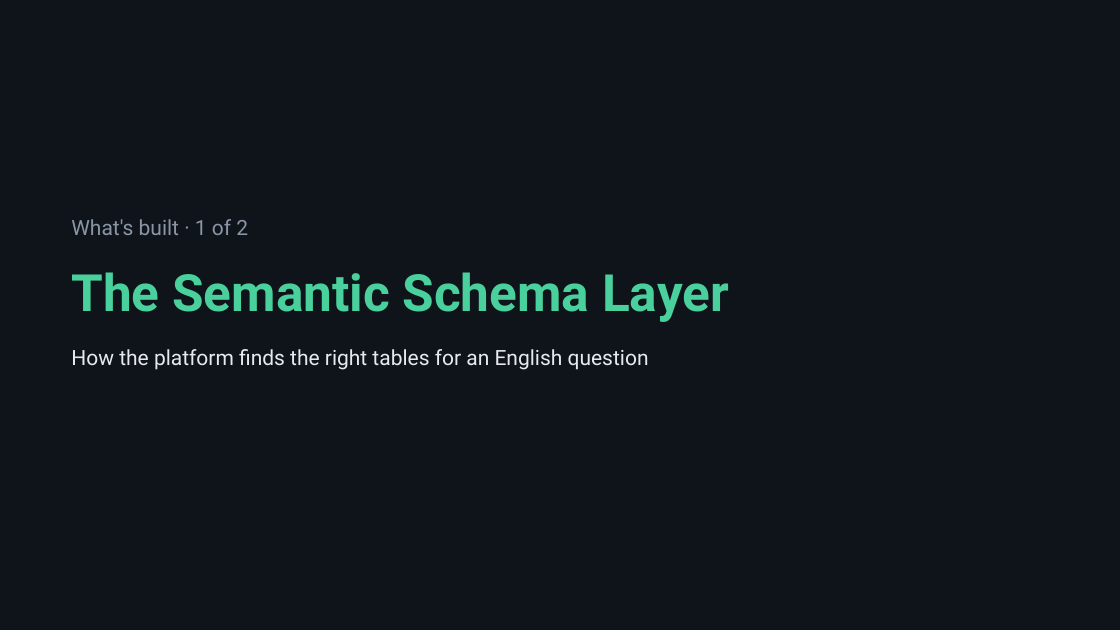
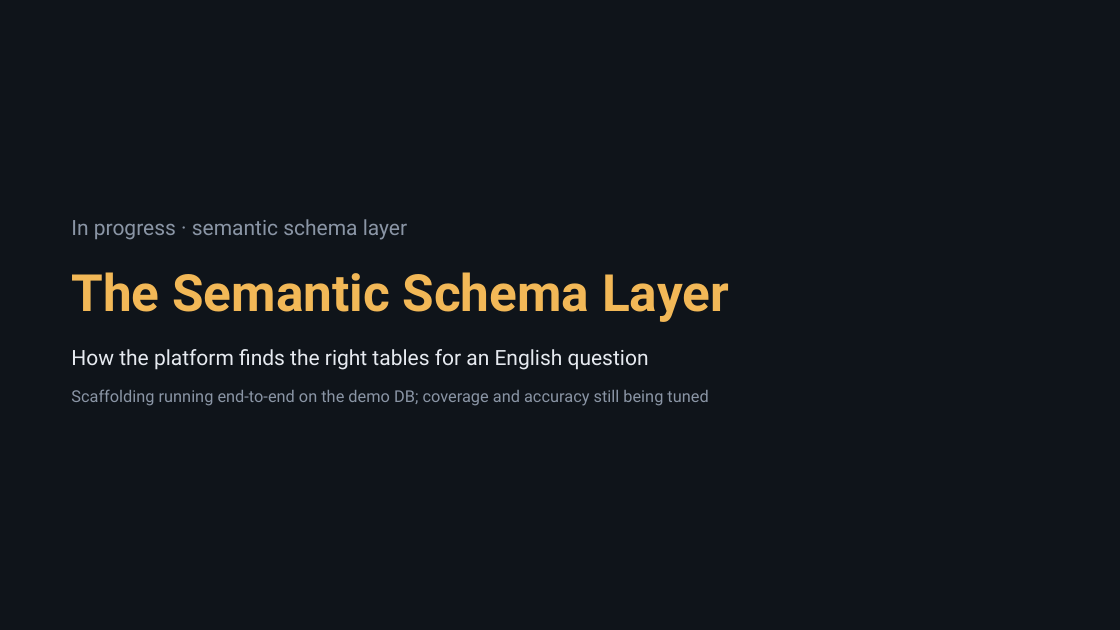
Before and after one commit to bharatmohanthakur/heavy_text2sql, a slide deck: slide 7 of docs/architecture_deck.pptx (slide 5 before the commit). Drawn at 1120x630 pixels with LibreOffice and Linux fonts; fonts in the diff are those of the drawing. Boxes give left, top, right and bottom in pixels: in the first picture for what was removed or moved away, otherwise in the second. Text is boxed around its words. In the diff, an @@ line names an element or a change of style, - is before the commit and + after.

```diff
--- a/docs/architecture_deck.pptx
+++ b/docs/architecture_deck.pptx
@@ text at (71, 219, 407, 240): text changed @@
-What's built · 1 of 2
+In progress · semantic schema layer
@@ text "The Semantic Schema Layer" at (71, 272, 729, 322): text colour #4AD09C to #F2B857 @@
@@ text added at (71, 389, 708, 406), 14 pt, text #8A95A5 @@
+Scaffolding running end-to-end on the demo DB; coverage and accuracy still being tuned
```
Also in this commit, not shown: 9 other slides changed, 2 slides added, 1 other file.
